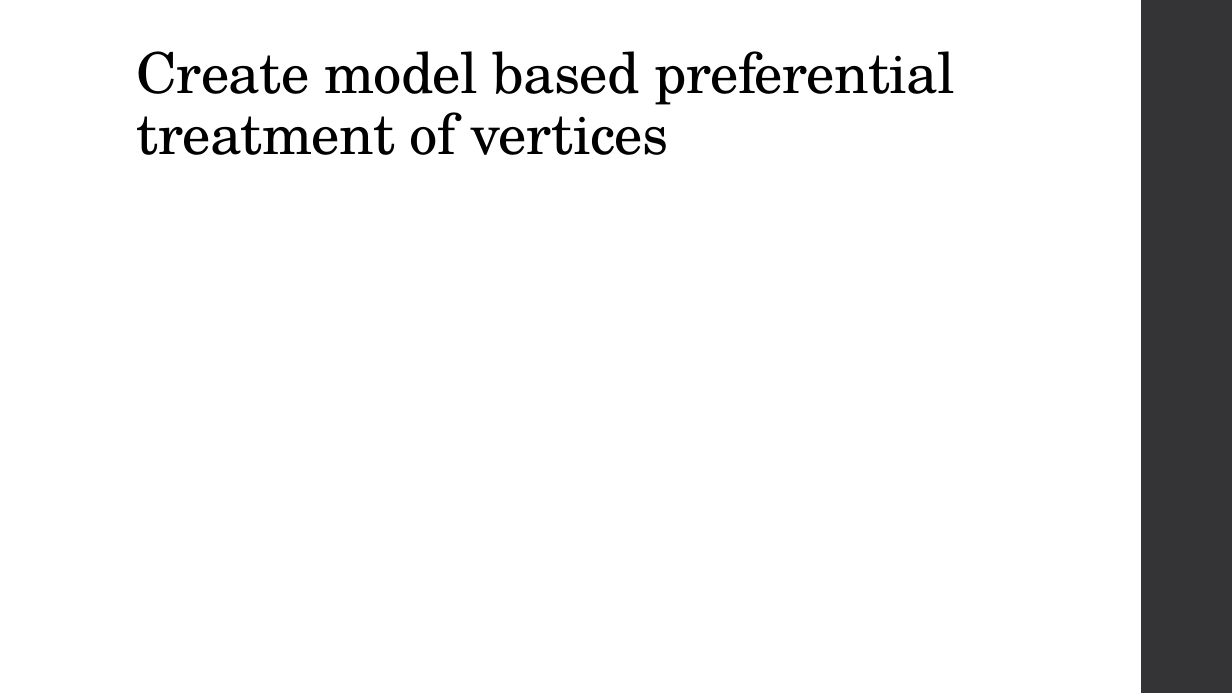
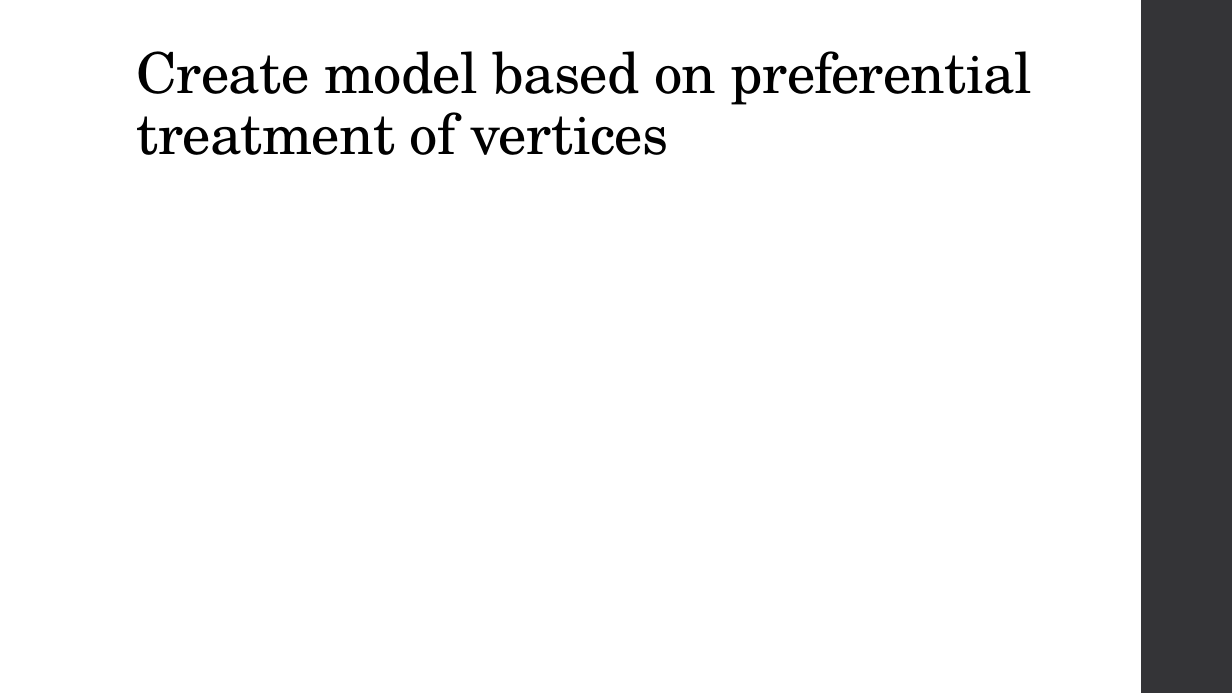
Before and after one commit to JefreyHildebrandt/UCF-Schoolwork, a slide deck: slide 10 of CAP6675 - Complex Adaptive Systems/EmergenceOfScalingPresentation/PresentationDraft2.pptx. Drawn at 1232x693 pixels with LibreOffice and Linux fonts; fonts in the diff are those of the drawing; grey boxes stand for pictures. Boxes give left, top, right and bottom in pixels: in the first picture for what was removed or moved away, otherwise in the second. Text is boxed around its words. In the diff, an @@ line names an element or a change of style, - is before the commit and + after.

```diff
--- a/CAP6675 - Complex Adaptive Systems/EmergenceOfScalingPresentation/PresentationDraft2.pptx
+++ b/CAP6675 - Complex Adaptive Systems/EmergenceOfScalingPresentation/PresentationDraft2.pptx
@@ title at [137,51,1032,155]: text changed @@
-Create model based preferential treatment of vertices
+Create model based on preferential treatment of vertices
```
Also in this commit, not shown: 10 other slides changed.
